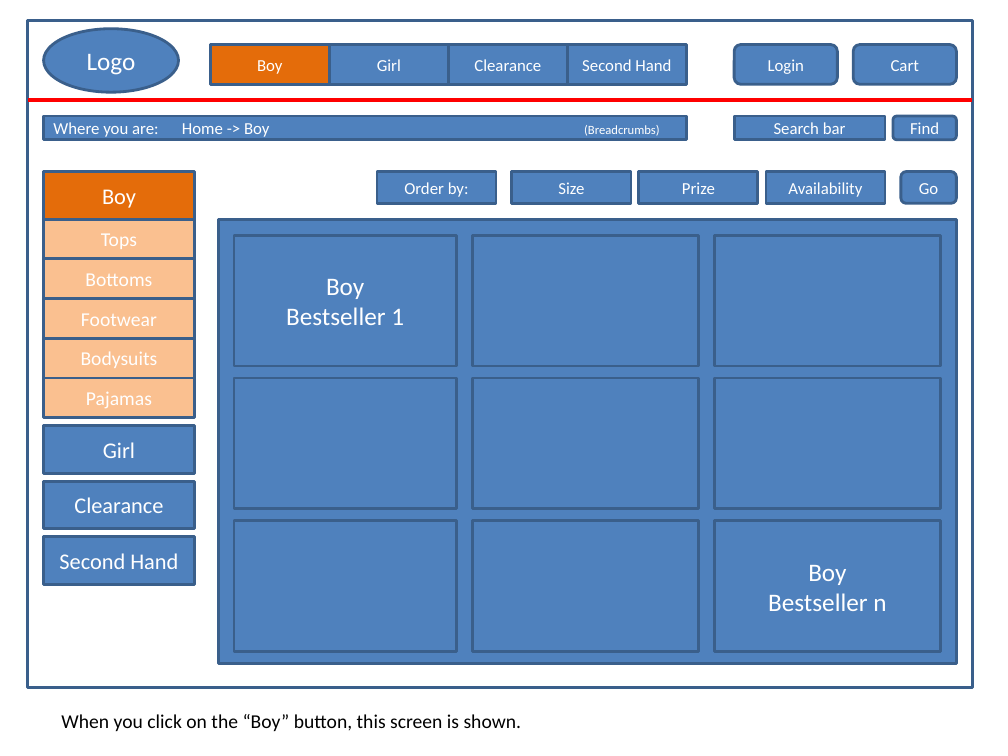
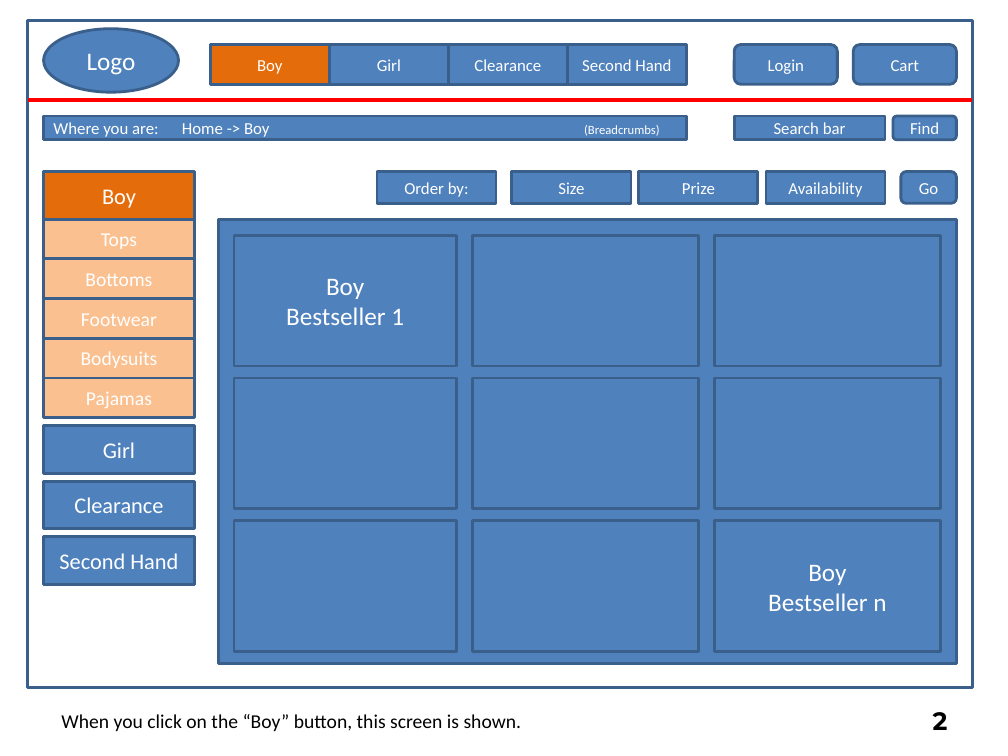
Before and after one commit to joanawelti/Human-Computer-Interaction-Project-AGIJ, a slide deck: slide 2 of Prototype/HCI_Prototype_2.pptx. Drawn at 1008x756 pixels with LibreOffice and Linux fonts; fonts in the diff are those of the drawing. Boxes give left, top, right and bottom in pixels: in the first picture for what was removed or moved away, otherwise in the second. Text is boxed around its words. In the diff, an @@ line names an element or a change of style, - is before the commit and + after.

```diff
--- a/Prototype/HCI_Prototype_2.pptx
+++ b/Prototype/HCI_Prototype_2.pptx
@@ page number added at box(933, 712, 948, 730), 18 pt, text #000000, bold @@
+2
```
Also in this commit, not shown: 12 other slides changed, 2 slides added, 1 slide removed, 2 other files.
